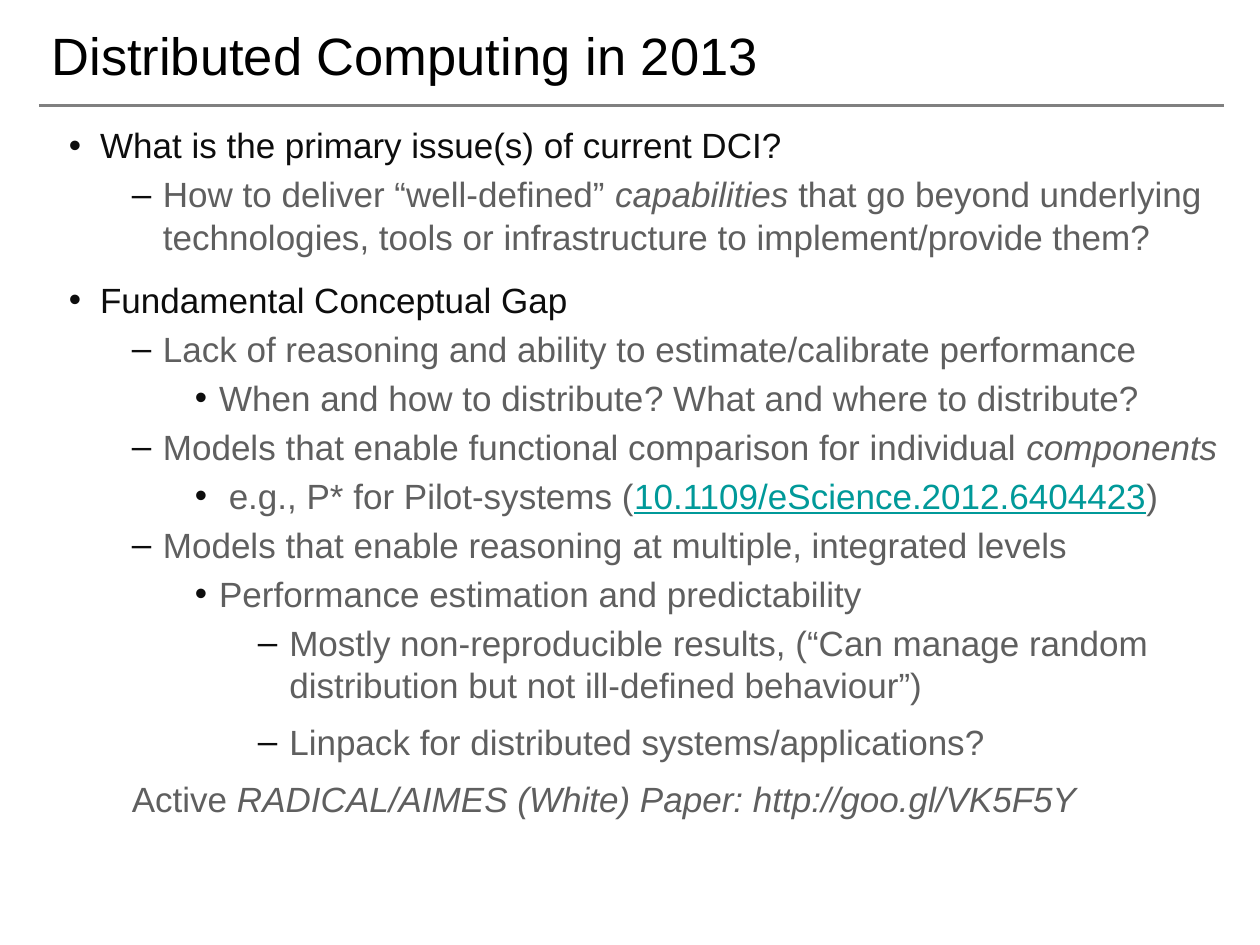
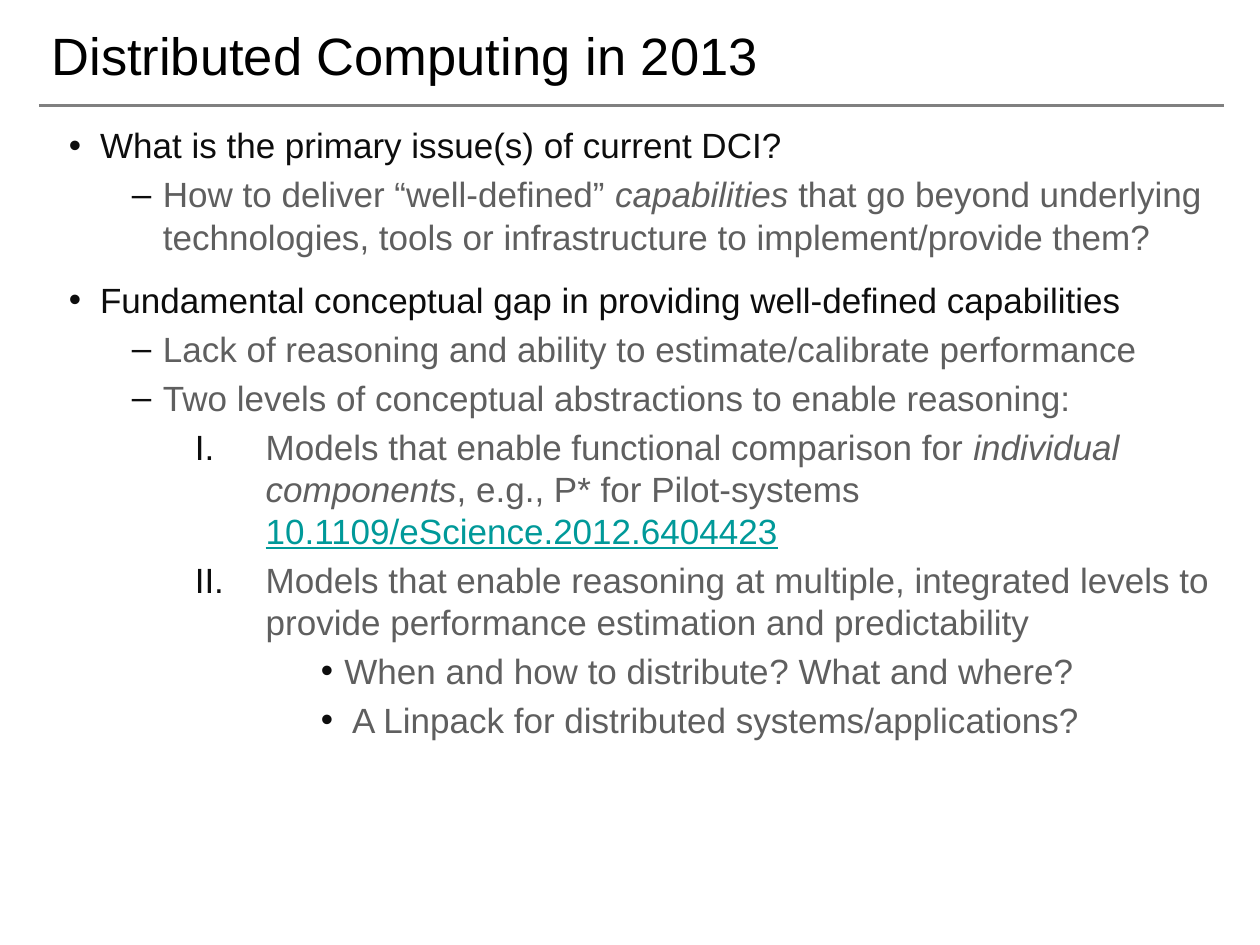
Before and after one commit to saga-project/presentations, a slide deck: slide 4 of radical-magic.pptx. Drawn at 1260x945 pixels with LibreOffice and Linux fonts; fonts in the diff are those of the drawing; background and template pictures are left out. Boxes give left, top, right and bottom in pixels: in the first picture for what was removed or moved away, otherwise in the second. Text is boxed around its words. In the diff, an @@ line names an element or a change of style, - is before the commit and + after.

```diff
--- a/radical-magic.pptx
+++ b/radical-magic.pptx
@@ text at [100, 287, 1120, 319]: text changed @@
-• Fundamental Conceptual Gap
+• Fundamental conceptual gap in providing well-defined capabilities
@@ text at [163, 385, 1208, 739]: text changed @@
-    • When and how to distribute? What and where to distribute?
-  – Models that enable functional comparison for individual components
-    • e.g., P* for Pilot-systems (10.1109/eScience.2012.6404423)
-  – Models that enable reasoning at multiple, integrated levels
-    • Performance estimation and predictability
-      – Mostly non-reproducible results, (“Can manage random distribution but not ill-defined behaviour”)
-      – Linpack for distributed systems/applications?
-  Active RADICAL/AIMES (White) Paper: http://goo.gl/VK5F5Y
+  – Two levels of conceptual abstractions to enable reasoning:
+    I. Models that enable functional comparison for individual components, e.g., P* for Pilot-systems 10.1109/eScience.2012.6404423
+    II. Models that enable reasoning at multiple, integrated levels to provide performance estimation and predictability
+        • When and how to distribute? What and where?
+        • A Linpack for distributed systems/applications?
```
Also in this commit, not shown: 5 other slides changed, 1 slide removed.
